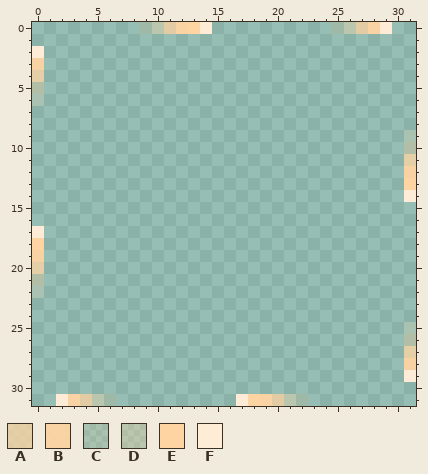
Pixel-art sprite: InParallel Art Assets/ComponentHover8.png. The picture above was drawn from the file before the commit.
The file is 32x32 pixels. Colours within 5 levels of each other are drawn and written as one.
Palette (. is transparent): A #ffd4a3c1  B #ffd4a3f1  C #ffd4a331  D #ffd4a359  E #ffd4a3  F #ffecd6
Pixels before, first column x 0:
 0 .........CDABEF..........CDABF..
 1 ................................
 2 F...............................
 3 B...............................
 4 A...............................
 5 D...............................
 6 C...............................
 7 ................................
 8 ................................
 9 ...............................C
10 ...............................D
11 ...............................A
12 ...............................B
13 ...............................E
14 ...............................F
15 ................................
16 ................................
17 F...............................
18 E...............................
19 B...............................
20 A...............................
21 D...............................
22 C...............................
23 ................................
24 ................................
25 ...............................C
26 ...............................D
27 ...............................A
28 ...............................B
29 ...............................F
30 ................................
31 ..FBADC..........FEBADC.........
New version:
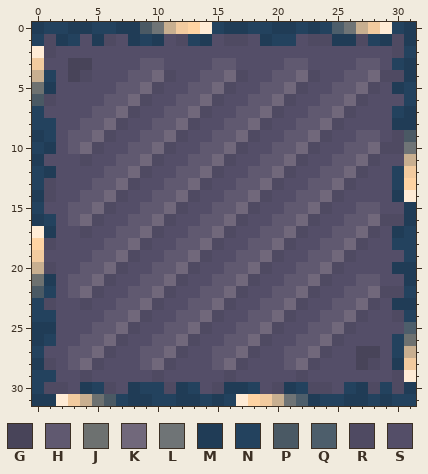
Colours new in this view: G #484459  H #605970  J #6d7170  K #71687b  L #6f7476  M #203c56  N #23425e  P #4a5964  Q #4d5e6b  R #4f4a62  S #544e68
Author's note on the commit: Add files via upload Hover Sprites with Compinent tiles added in the backgrund.
The exact change:
colour A: #ffd4a3c1 -> #c8af90
colour B: #ffd4a3f1 -> #f2cb9f
y 0: x 0..10 .........CD -> MNNMMNNMMPL; x 15..26 ..........CD -> NMMNNMMNMNQL; x 30..31 .. -> NM
y 1: x 0..31 ................................ -> NRMNSMRSMNMSRNMSRRSMNNSRRMMRNMRM
y 2: x 1..31 ............................... -> RSSSSSSSSSSSSSSSSSSSSSSSSSSSSRN
y 3: x 1..31 ............................... -> SSGGSSSSHHSSSSHHSSSSHHSSSSHHSNM
y 4: x 1..31 ............................... -> NSGRSSSHHKRSSHHKRSSHHKRSSHHKRRM
y 5: x 0..31 D............................... -> JMSSSSSHHKRSSHHKRSSHHKRSSHHKRSMN
y 6: x 0..31 C............................... -> PRSSSSHHKRSSHHKRSSHHKRSSHHKRSSSN
y 7: x 0..31 ................................ -> NSSSSHHKRSSHHKRSSHHKRSSHHKRSSSNM
y 8: x 0..31 ................................ -> NNSSHHKRSSHHKRSSHHKRSSHHKRSSSSMM
y 9: x 0..31 ...............................C -> MNSHHKRSSHHKRSSHHKRSSHHKRSSHHSRP
y 10: x 0..31 ...............................D -> NMSHKRSSHHKRSSHHKRSSHHKRSSHHKRRL
y 11: x 0..30 ............................... -> MSSSRSSHHKRSSHHKRSSHHKRSSHHKRSS
y 12: x 0..30 ............................... -> NMSSSSHHKRSSHHKRSSHHKRSSHHKRSSN
y 13: x 0..30 ............................... -> NRSSSHHKRSSHHKRSSHHKRSSHHKRSSSN
y 14: x 0..30 ............................... -> MRSSHHKRSSHHKRSSHHKRSSHHKRSSSSM
y 15: x 0..31 ................................ -> NSSHHKRSSHHKRSSHHKRSSHHKRSSHHSSM
y 16: x 0..31 ................................ -> MNSHKRSSHHKRSSHHKRSSHHKRSSHHKRRM
y 17: x 1..31 ............................... -> MSSRSSHHKRSSHHKRSSHHKRSSHHKRSMN
y 18: x 1..31 ............................... -> RSSSSHHKRSSHHKRSSHHKRSSHHKRSSNN
y 19: x 1..31 ............................... -> SSSSHHKRSSHHKRSSHHKRSSHHKRSSSSN
y 20: x 1..31 ............................... -> RSSHHKRSSHHKRSSHHKRSSHHKRSSSSMM
y 21: x 0..31 D............................... -> JMSHHKRSSHHKRSSHHKRSSHHKRSSHHSSM
y 22: x 0..31 C............................... -> PNSHKRSSHHKRSSHHKRSSHHKRSSHHKRRN
y 23: x 0..31 ................................ -> NRSSRSSHHKRSSHHKRSSHHKRSSHHKRSMM
y 24: x 0..31 ................................ -> NNSSSSHHKRSSHHKRSSHHKRSSHHKRSSRN
y 25: x 0..31 ...............................C -> MMSSSHHKRSSHHKRSSHHKRSSHHKRSSSSQ
y 26: x 0..31 ...............................D -> MNSSHHKRSSHHKRSSHHKRSSHHKRSSSSNJ
y 27: x 0..30 ............................... -> NSSHHKRSSHHKRSSHHKRSSHHKRSSGGSN
y 28: x 0..30 ............................... -> MRSHKRSSSHKRSSSHKRSSSHKRSSSGRSM
y 29: x 0..30 ............................... -> NNSSRSSSSSRSSSSSRSSSSSRSSSSSSSR
y 30: x 0..31 ................................ -> NRRSMNRSMNNRMNSRMMNSRMNRRSNMRNRM
y 31: x 0..1 .. -> MM; x 5..16 DC.......... -> JPNMMNNMMNMN; x 21..31 DC......... -> LQMNNMMNMNN
Boxes around the changes in both pictures, in picture pixels (x1, y1, x2, y2):
changed: (32, 22, 416, 406)
